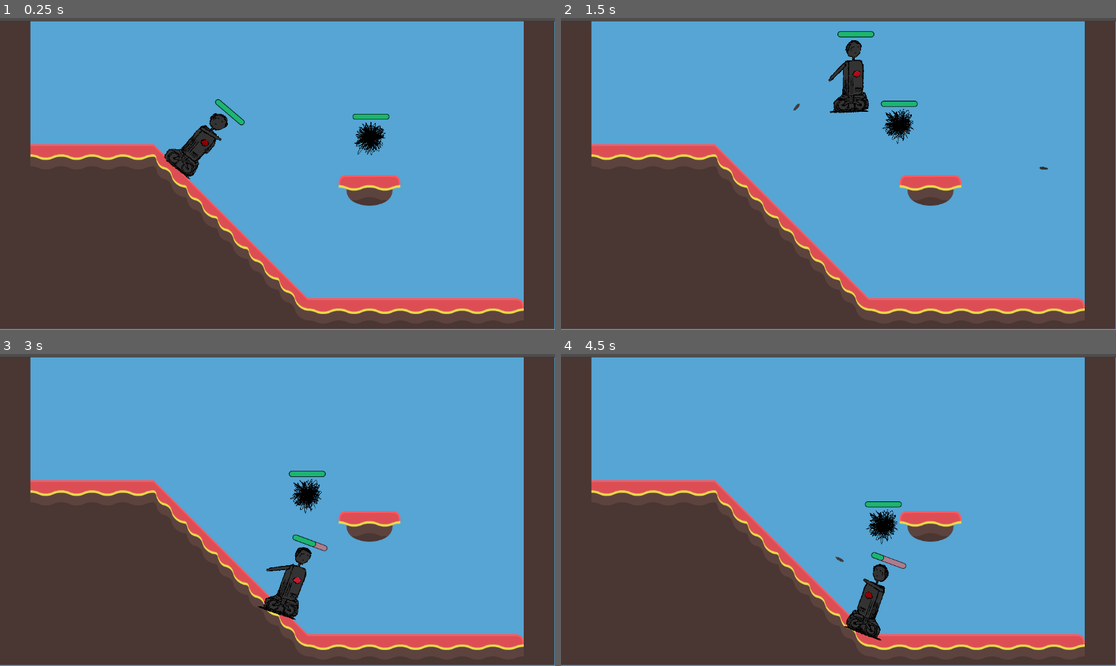
Above: before the commit, frames 1-4 (two rows, left to right).
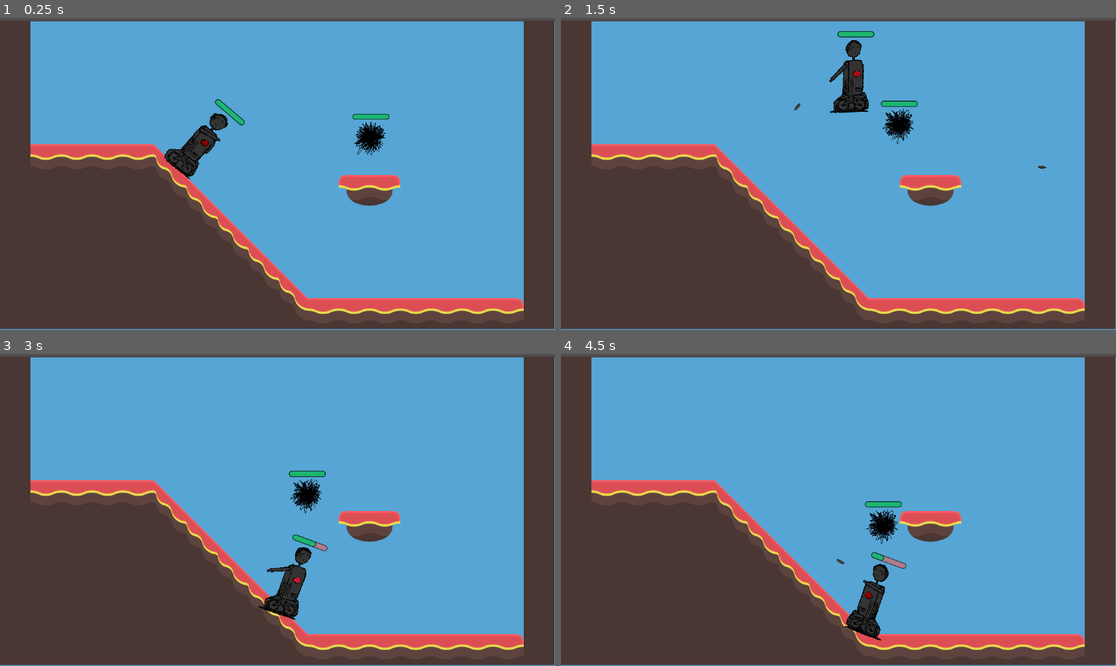
Above: after the commit, the same moments.

Repository: legendarysandbird/3mc-game
Game: Godot game, scene res://scripts/temp_level.tscn
Same seed, same stepped clock (60 frames per second), same inputs: the game is played once before the commit and once after it. The project has no main scene, so this scene is started directly.
Inputs (mouse positions are in pixels of both pictures, inside the frame that each line leads up to):
- Up to frame 1 (0.25 s): no input
- Up to frame 2 (1.5 s): move the mouse to (960, 158) at 0.52 s; hold D (player_right) from 0.53 s (still down); click (960, 158) at 0.6 s; tap Space (player_jump) at 0.77 s; move the mouse to (727, 189) at 1.27 s; click (727, 189) at 1.35 s
- Up to frame 3 (3 s): tap Space (player_jump) at 1.52 s; move the mouse to (333, 441) at 2.02 s; release D (player_right) at 2.03 s; hold A (player_left) 2.03-2.78 s; click (333, 441) at 2.1 s; move the mouse to (249, 572) at 2.77 s; hold D (player_right) from 2.78 s (still down); click (249, 572) at 2.85 s
- Up to frame 4 (4.5 s): tap Space (player_jump) at 3.02, 3.77 s; move the mouse to (1005, 556) at 3.52 s; click (1005, 556) at 3.6 s; move the mouse to (672, 463) at 4.27 s; release D (player_right) at 4.28 s; hold A (player_left) from 4.28 s (still down); click (672, 463) at 4.35 s

The runs differ from the first frame. In frame 1, less than 0.1% of the frame differs, in the area x 35-40%, y 34-40%; in frame 2, less than 0.1%, in the area x 41-88%, y 14-49%; in frame 3, less than 0.1%; in frame 4, less than 0.1%.

Commit message:
Get rid of /AnimatedSprite2D/RotationPoint node

Diff:
--- a/scenes/player.tscn
+++ b/scenes/player.tscn
@@ -120,28 +120,27 @@
 script = ExtResource("6_xqplr")
 player = NodePath("..")
 
-[node name="RotationPoint" type="Node2D" parent="AnimatedSprite2D"]
-position = Vector2(-113.333, -166.667)
-scale = Vector2(6.66667, 6.66667)
-script = ExtResource("15_oprun")
-metadata/_edit_group_ = true
-
-[node name="Arm" type="AnimatedSprite2D" parent="AnimatedSprite2D/RotationPoint"]
-position = Vector2(22, 2)
-scale = Vector2(0.15, 0.15)
+[node name="Arm" type="AnimatedSprite2D" parent="AnimatedSprite2D"]
+position = Vector2(-106.667, -146.667)
+scale = Vector2(1, 1)
 sprite_frames = SubResource("SpriteFrames_31cv2")
 autoplay = "default"
 frame = 2
 frame_progress = 0.505687
+centered = false
+offset = Vector2(-120, -115.334)
+script = ExtResource("15_oprun")
+metadata/_edit_group_ = true
 
-[node name="ProjectileSpawnPoint" type="Node2D" parent="AnimatedSprite2D/RotationPoint/Arm"]
-position = Vector2(190.333, -13.333)
+[node name="ProjectileSpawnPoint" type="Node2D" parent="AnimatedSprite2D/Arm"]
+position = Vector2(320, 6.66666)
 
 [node name="CollisionShape2D" type="CollisionShape2D" parent="."]
 position = Vector2(5, -2)
 shape = SubResource("CapsuleShape2D_fdknk")
 
 [node name="Hitbox" type="Area2D" parent="."]
+position = Vector2(0, -1)
 collision_layer = 0
 collision_mask = 4
 metadata/_edit_group_ = true
--- a/scripts/player/player.gd
+++ b/scripts/player/player.gd
@@ -7,7 +7,7 @@
 @export var rotation_speed: int = 30
 @export var projectile_speed: float = 300.0
 
-@onready var projectile_spawn_node: Node2D = $AnimatedSprite2D/RotationPoint/Arm/ProjectileSpawnPoint
+@onready var projectile_spawn_node: Node2D = $AnimatedSprite2D/Arm/ProjectileSpawnPoint
 @onready var hitbox: Node2D = $Hitbox
 @onready var health_pool: Health = $Health
 
